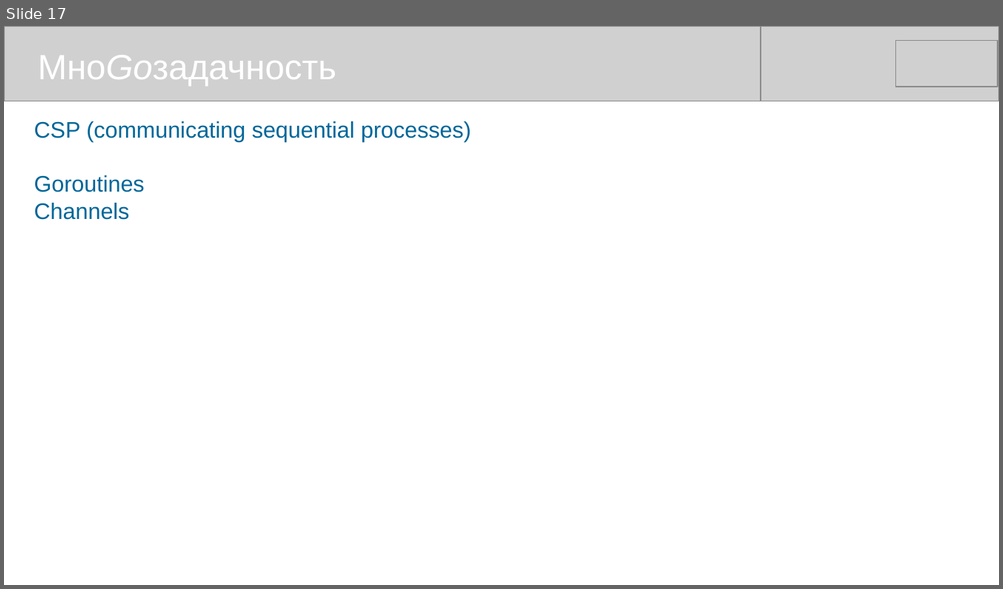
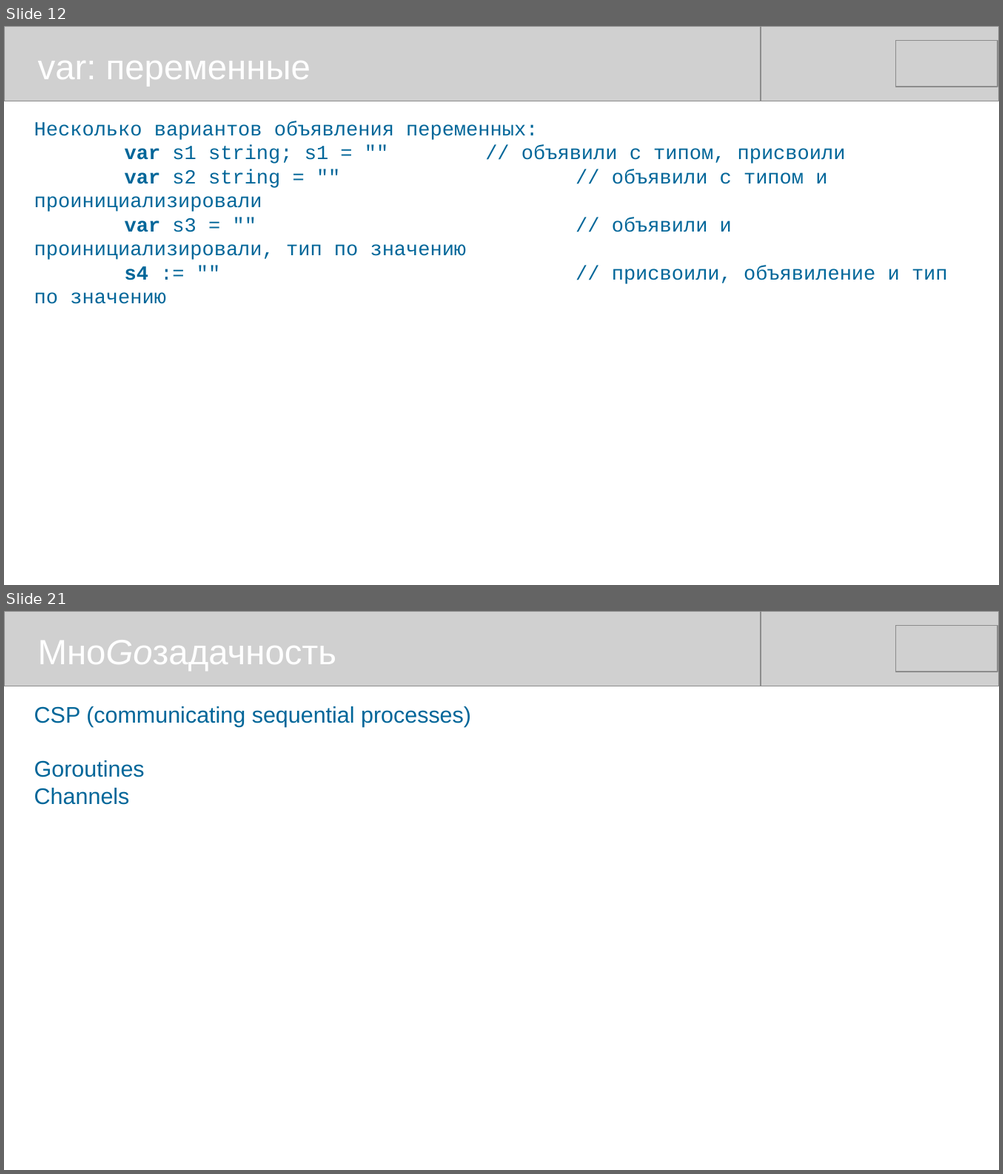
Before and after one commit to mike-shock/Go_language, a slide deck: Go_Intro.odp. Shown one above the other, each under a label of ours: slide 17 before the commit, slides 12 and 21 after it; the slides between them are not shown. The pictures are 1003x589 and 1003x1174 pixels, drawn with LibreOffice and Linux fonts; fonts in the diff are those of the drawing; grey boxes stand for pictures. Boxes give left, top, right and bottom in pixels: in the first picture for what was removed or moved away, otherwise in the second. Text is boxed around its words. In the diff, an @@ line names an element or a change of style, - is before the commit and + after.

```diff
--- a/Go_Intro.odp
+++ b/Go_Intro.odp
@@ slide 12 added at [4,26,999,585], background #FFFFFF @@
@@ picture added at [4,26,760,101] @@
@@ picture added at [242,26,999,101] @@
@@ picture added at [896,41,998,87] @@
@@ text added at [38,61,310,86], 28 pt, text #FFFFFF @@
+var: переменные
@@ text added at [34,121,948,304], 16 pt, text #006699 @@
+Несколько вариантов объявления переменных:
+var s1 string; s1 = "" // объявили с типом, присвоили
+var s2 string = "" // объявили с типом и проинициализировали
+var s3 = "" // объявили и проинициализировали, тип по значению
+s4 := "" // присвоили, объявиление и тип по значению
@@ what was slide 17 is now slide 21 @@
```
Also in this commit, not shown: 8 slides changed, 4 other slides added, 3 other files.
